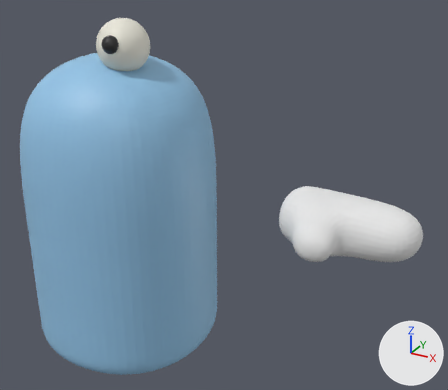
A saved change to the glTF model assets/fighter.glb.
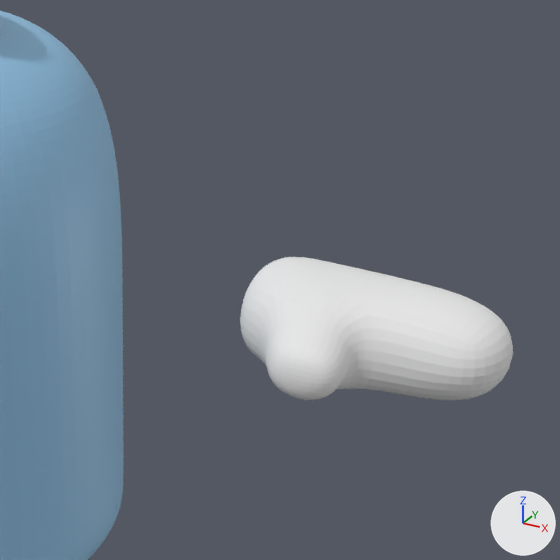
There are two pictures of each version: one whole from a 50 mm camera at (0.827, -1.027, 0.94) aimed at (0.249, 0.024, 0.414), one close up on the part from 34% to 100% of the width and 13% to 89% of the height. The lights are fixed; the arrows at lower right show +X, +Y and +Z. The older version's two pictures come first. Vertices at exactly the same position are counted once.

Names of what the first close-up shows: 'body', 'hand'.
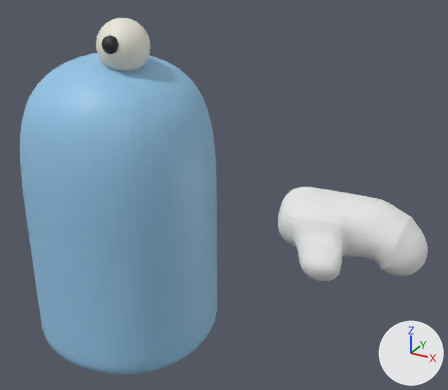
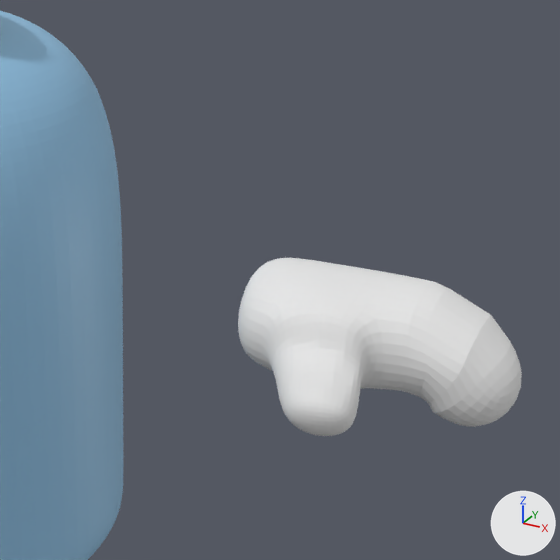
The newer file adds a shape key; the second version is drawn at full value of the shape key 'idle' of 'hand', and the change is written as the vertex moves it makes.

Where the change shows, as pixel boxes [x1, y1, x2, y2] in the close-ups (560 x 560 px):
'hand', reshaped (24% taller)
    before: [240, 257, 513, 400]
    after: [238, 258, 522, 436]

The change, as a list of edits to the scene's bpy script:
```text
Change me_cube_003:
    used by ob_hand; location = (0.0, 0.0, 0.0)
    remove me_cube_003.from_pydata(...)  # 1410 vertices, 2816 faces; spans x 0.398..0.664, y -0.136..0.072, z 0.372..0.474
    add me_cube_003.from_pydata(...)  # 1410 vertices, 2816 faces; spans x 0.395..0.674, y -0.133..0.07, z 0.346..0.475
    me_cube_003 part 1: 1409 of 1410 vertices moved; they spanned x 0.398..0.664, y -0.136..0.072, z 0.372..0.474 and now span x 0.395..0.674, y -0.133..0.07, z 0.346..0.475; mean shift (0.006, 0.001, -0.017); largest move (0.653, -0.023, 0.449) -> (0.673, -0.003, 0.386)
```
